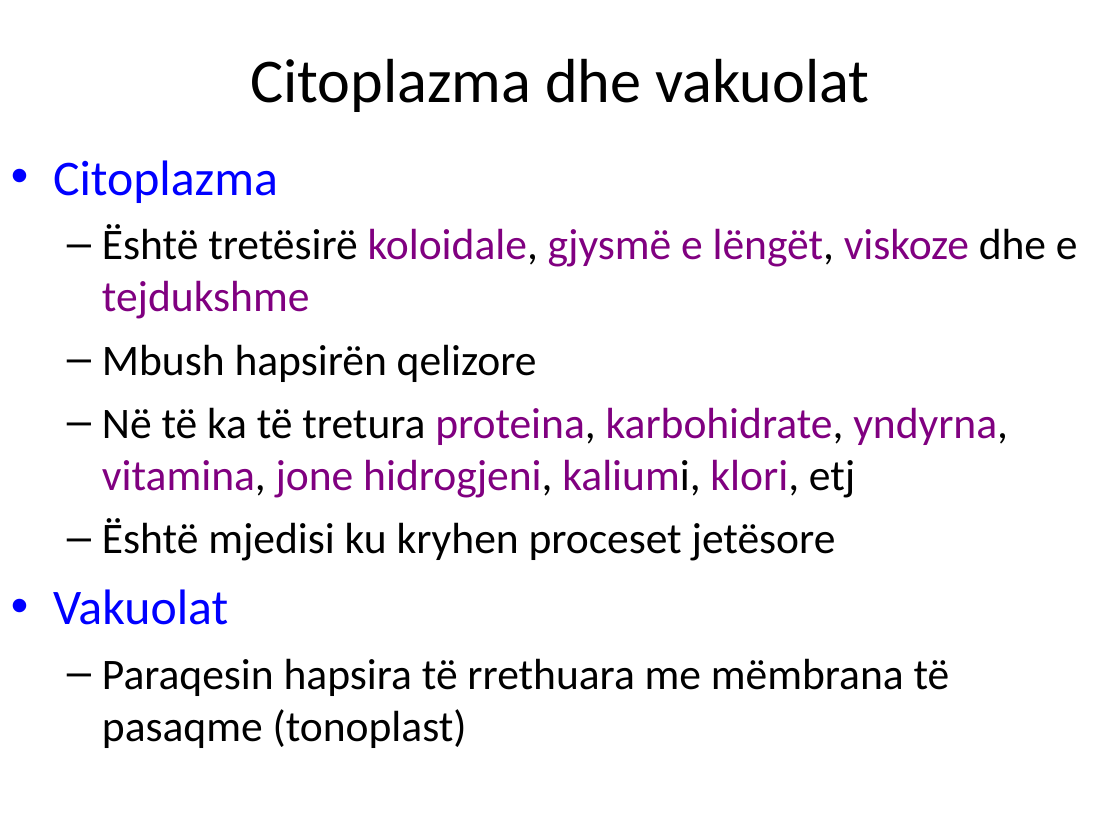
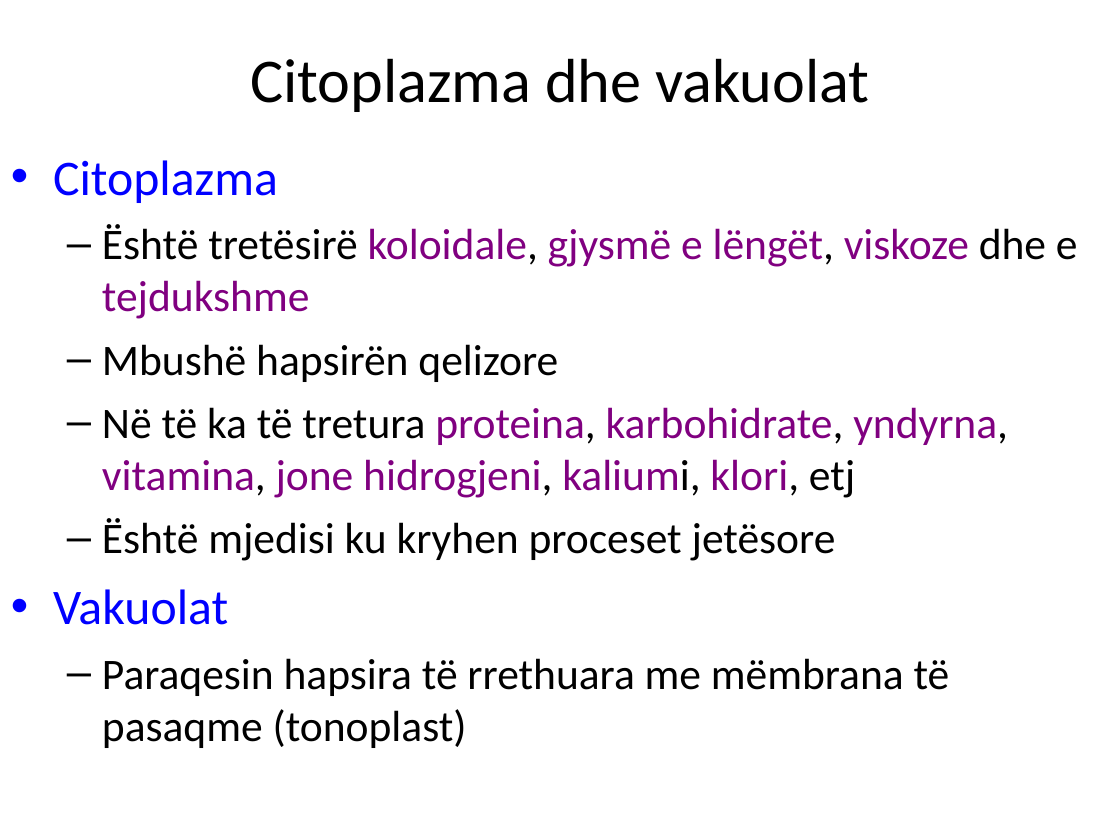
Before and after one commit to biologjia-aplikative/Biologjia-Aplikative, a slide deck: slide 11 of materiale/Klasa 11/2. BAKTERIET.ppt. Drawn at 1120x840 pixels with LibreOffice and Linux fonts; fonts in the diff are those of the drawing. Boxes give left, top, right and bottom in pixels: in the first picture for what was removed or moved away, otherwise in the second. Text is boxed around its words. In the diff, an @@ line names an element or a change of style, - is before the commit and + after.

```diff
--- a/materiale/Klasa 11/2. BAKTERIET.ppt
+++ b/materiale/Klasa 11/2. BAKTERIET.ppt
@@ text at [102,344,558,382]: text changed @@
-  – Mbush hapsirën qelizore
+  – Mbushë hapsirën qelizore
```
Also in this commit, not shown: 20 other slides changed, 16 other files.
